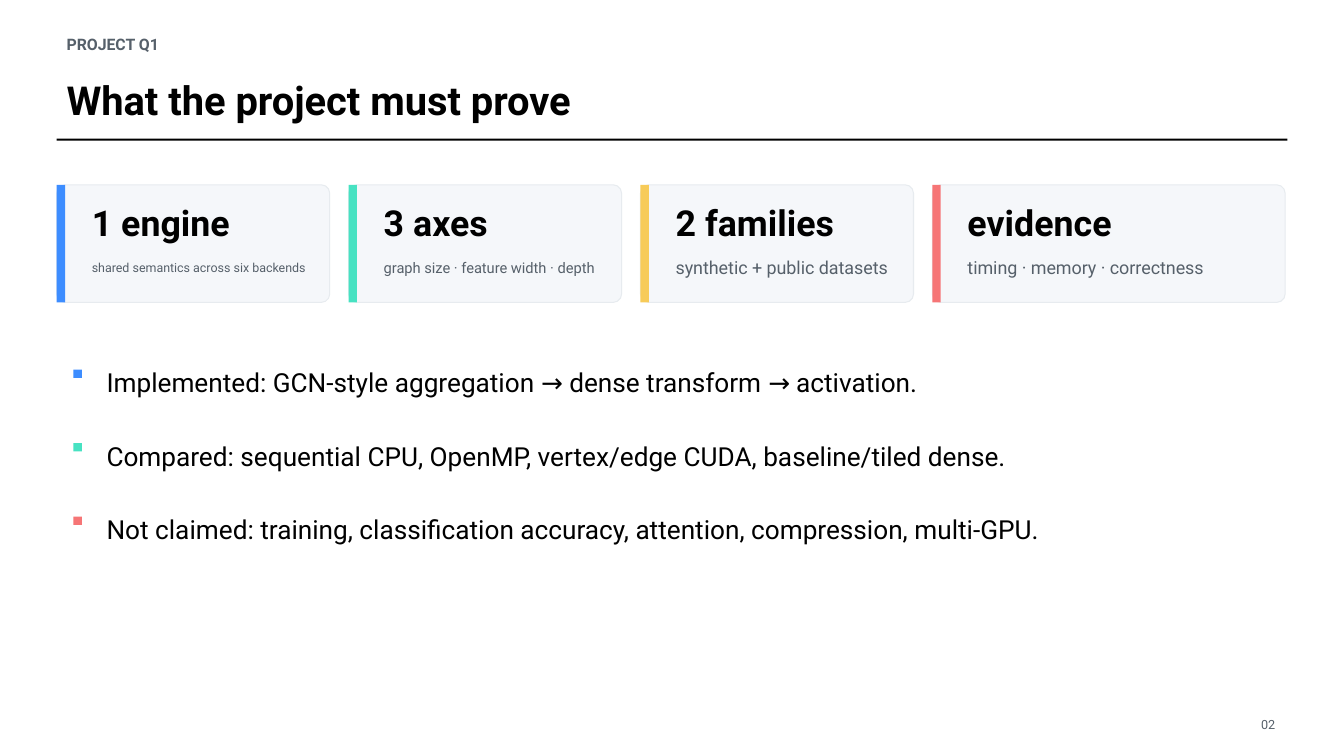
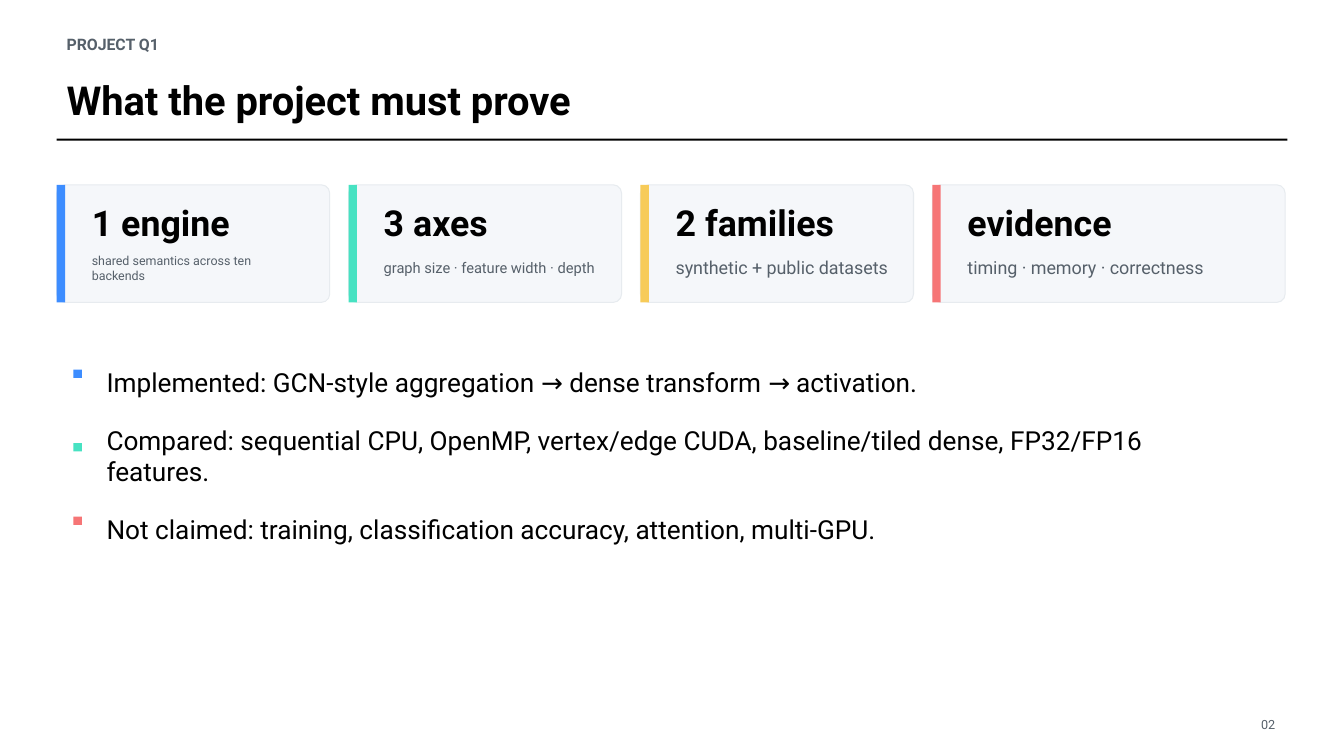
Before and after one commit to numei/gnni_on_gpus, a slide deck: slide 2 of docs/Q1-presentation-final.pptx. Drawn at 1344x756 pixels with LibreOffice and Linux fonts; fonts in the diff are those of the drawing. Boxes give left, top, right and bottom in pixels: in the first picture for what was removed or moved away, otherwise in the second. Text is boxed around its words. In the diff, an @@ line names an element or a change of style, - is before the commit and + after.

Commit message:
Add FP16 feature compression and benchmark all eight CUDA scenarios

```diff
--- a/docs/Q1-presentation-final.pptx
+++ b/docs/Q1-presentation-final.pptx
@@ text at [92, 255, 252, 280]: text changed @@
-shared semantics across six backends
+shared semantics across ten backends
@@ text at [107, 430, 1142, 482]: text changed @@
-Compared: sequential CPU, OpenMP, vertex/edge CUDA, baseline/tiled dense.
+Compared: sequential CPU, OpenMP, vertex/edge CUDA, baseline/tiled dense, FP32/FP16 features.
@@ text at [107, 519, 875, 545]: text changed @@
-Not claimed: training, classification accuracy, attention, compression, multi-GPU.
+Not claimed: training, classification accuracy, attention, multi-GPU.
```
Also in this commit, not shown: 6 other slides changed, 1 slide added, 35 other files.
